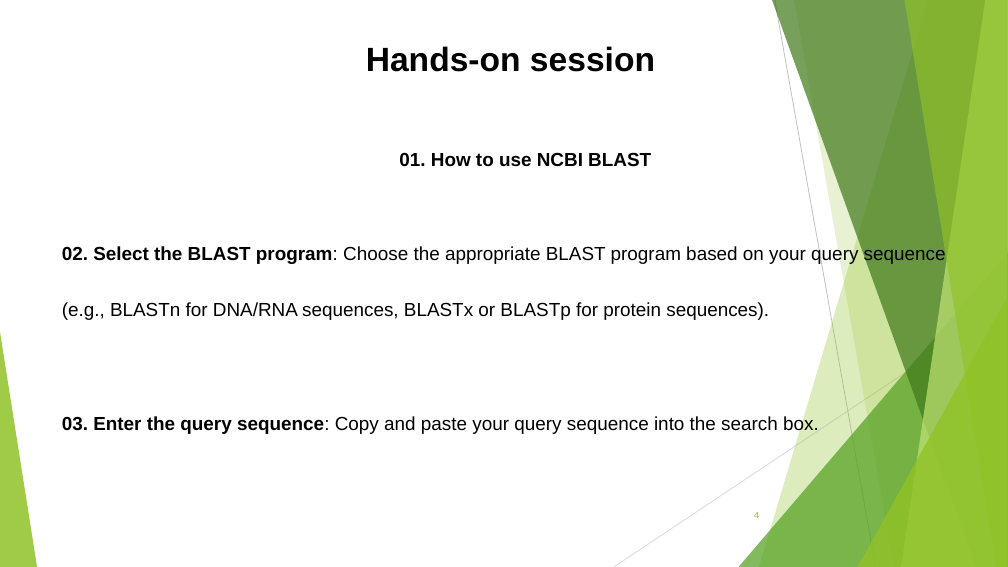
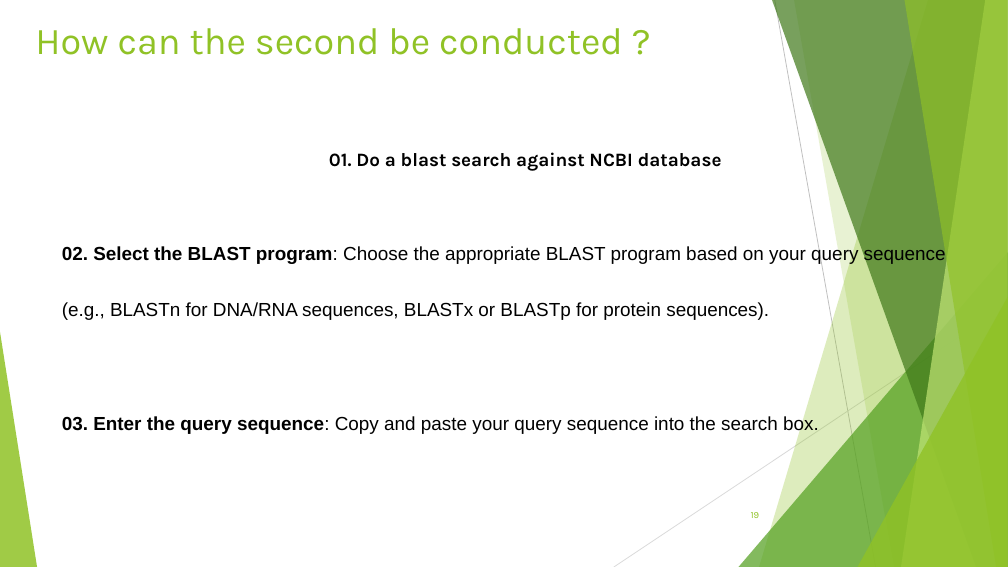
Before and after one commit to Yedomon/GBioS_Training_Genomics_Plant_Breeding_2024, a slide deck: slide 19 of Section04/004.pptx (slide 4 before the commit). Drawn at 1008x567 pixels with LibreOffice and Linux fonts; fonts in the diff are those of the drawing. Boxes give left, top, right and bottom in pixels: in the first picture for what was removed or moved away, otherwise in the second. Text is boxed around its words. In the diff, an @@ line names an element or a change of style, - is before the commit and + after.

```diff
--- a/Section04/004.pptx
+++ b/Section04/004.pptx
@@ text added at (x1=35, y1=28, x2=623, y2=55), 36 pt, text #90C226 @@
+How can the second be conducted ?
@@ text removed at (x1=366, y1=46, x2=655, y2=72) @@
-Hands-on session
@@ text at (x1=329, y1=152, x2=722, y2=171): text changed; font Arial to Karla @@
-01. How to use NCBI BLAST
+01. Do a blast search against NCBI database
@@ page number at (x1=751, y1=512, x2=760, y2=518): text changed @@
-4
+19
```
Also in this commit, not shown: 12 other slides changed, 16 slides added.
